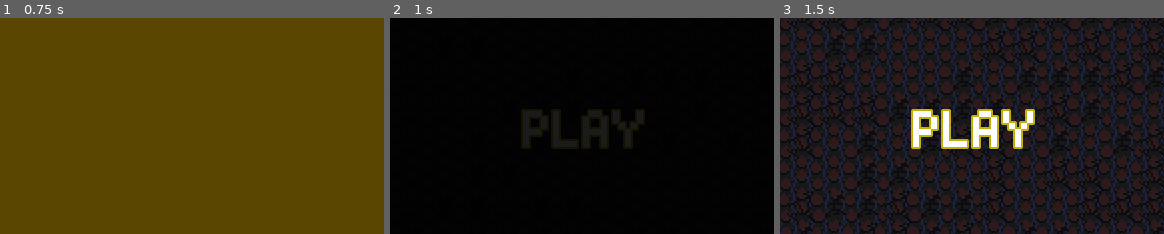
Above: before the commit, frames 1-3 (left to right).
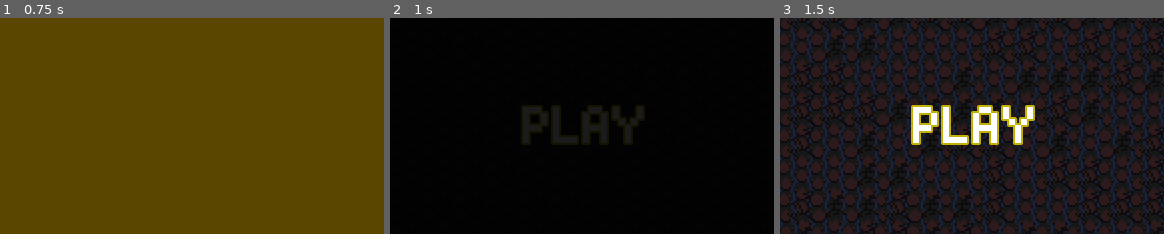
Above: after the commit, the same moments.

Repository: roboschka/Senterin
Game: Godot game, scene res://menu/main_menu.tscn
The game is run twice, just before and just after one commit, with the same random seed, the same clock (stepped at 60 frames per second) and the same inputs.
Inputs:
- Up to frame 1 (0.75 s): click "PLAY" at 0.5 s
- Up to frame 2 (1 s): no input
- Up to frame 3 (1.5 s): click "PLAY" at 1.25 s
The pictures show only the part of the screen within x 24-74%, y 34-84%; the shares and areas given below are measured in that part.

Frame 1 is identical in both runs. In frame 2, 1.2% of the frame differs, in the area x 34-66%, y 41-60%; in frame 3, 2.1%, in the area x 34-67%, y 40-61%.

Commit message:
Refactor Pause and Resume Button for Main Menu and Pause Menu

Diff:
--- a/senterin_mobile/menu/buttons/Button.tscn
+++ b/senterin_mobile/menu/buttons/Button.tscn
@@ -2,11 +2,10 @@
 
 [ext_resource path="res://menu/pixel-1-14.tres" type="DynamicFont" id=1]
 
-
-
 [node name="Button" type="Button"]
-margin_right = 100.0
-margin_bottom = 40.0
+margin_right = 360.0
+margin_bottom = 60.0
+rect_min_size = Vector2( 180, 60 )
 flat = true
 align = 0
 
--- /dev/null
+++ b/senterin_mobile/menu/buttons/menu_button.gd
@@ -0,0 +1,3 @@
+extends Button
+
+export(int) var has_another_scene;
--- a/senterin_mobile/menu/buttons/play_button.tscn
+++ b/senterin_mobile/menu/buttons/play_button.tscn
@@ -1,22 +1,16 @@
 [gd_scene load_steps=3 format=2]
 
-[ext_resource path="res://menu/menu_navigationt.gd" type="Script" id=1]
+[ext_resource path="res://menu/buttons/menu_button.gd" type="Script" id=1]
 [ext_resource path="res://menu/pixel-1-14.tres" type="DynamicFont" id=2]
 
 [node name="Button" type="Button"]
-anchor_left = 0.5
-anchor_top = 0.5
-anchor_right = 0.5
-anchor_bottom = 0.5
-margin_left = -50.0
-margin_top = -20.0
-margin_right = 50.0
-margin_bottom = 20.0
-focus_mode = 0
-enabled_focus_mode = 0
+margin_right = 180.0
+margin_bottom = 60.0
+rect_min_size = Vector2( 180, 60 )
 flat = true
 align = 0
 script = ExtResource( 1 )
+has_another_scene = 1
 
 [node name="Label" type="Label" parent="."]
 anchor_right = 1.0
--- a/senterin_mobile/menu/buttons/exit_button.tscn
+++ b/senterin_mobile/menu/buttons/resume_button.tscn
@@ -1,13 +1,10 @@
 [gd_scene load_steps=3 format=2]
 
-[ext_resource path="res://menu/menu_navigationt.gd" type="Script" id=1]
+[ext_resource path="res://menu/buttons/menu_button.gd" type="Script" id=1]
 [ext_resource path="res://menu/pixel-1-14.tres" type="DynamicFont" id=2]
 
 [node name="Button" type="Button"]
-margin_right = 284.0
-margin_bottom = 20.0
-focus_mode = 0
-enabled_focus_mode = 0
+rect_min_size = Vector2( 180, 60 )
 flat = true
 align = 0
 script = ExtResource( 1 )
@@ -16,6 +13,6 @@
 anchor_right = 1.0
 anchor_bottom = 1.0
 custom_fonts/font = ExtResource( 2 )
-text = "EXIT"
+text = "RESUME"
 align = 1
 valign = 1
--- a/senterin_mobile/menu/main_menu.gd
+++ b/senterin_mobile/menu/main_menu.gd
@@ -6,12 +6,14 @@
 	$FadeOut.show()
 	$FadeOut.fade_out()
 	for button in $menu/center_row/buttons.get_children():
-		button.connect("pressed", self, "_on_Button_pressed")
+		button.connect("pressed", self, "_on_Button_pressed",[button.has_another_scene])
 
-
-func _on_Button_pressed():
-	$FadeIn.show()
-	$FadeIn.fade_in()
+func _on_Button_pressed(has_another_scene):
+	if(has_another_scene == 0):
+		get_tree().quit()
+	else:
+		$FadeIn.show()
+		$FadeIn.fade_in()
 
 func _on_FadeIn_fade_finished():
 	get_tree().change_scene_to(scene_to_load)
--- a/senterin_mobile/menu/main_menu.tscn
+++ b/senterin_mobile/menu/main_menu.tscn
@@ -68,14 +68,10 @@
 alignment = 1
 
 [node name="button_play" parent="menu/center_row/buttons" instance=ExtResource( 4 )]
-anchor_left = 0.0
-anchor_top = 0.0
-anchor_right = 0.0
-anchor_bottom = 0.0
-margin_left = 0.0
-margin_top = 55.0
+margin_top = 35.0
 margin_right = 284.0
-margin_bottom = 75.0
+margin_bottom = 95.0
+has_another_scene = 1
 
 [node name="TileMap" type="TileMap" parent="."]
 material = ExtResource( 5 )
--- a/senterin_mobile/menu/pause_menu.gd
+++ b/senterin_mobile/menu/pause_menu.gd
@@ -1,14 +1,19 @@
 extends Control
 
 export var scene_to_load: PackedScene
+
 func _ready():
 	for button in $menu/centre_row/buttons.get_children():
-		button.connect("pressed", self, "_on_Button_pressed")
+		button.connect("pressed", self, "_on_Button_pressed",[button.has_another_scene])
 
 
-func _on_Button_pressed():
-	$FadeIn.show()
-	$FadeIn.fade_in()
+func _on_Button_pressed(has_another_scene):
+	if(has_another_scene == 1):
+		$FadeIn.show()
+		$FadeIn.fade_in()
+	else:
+		pass
+		#Resume Game here
 
 func _on_FadeIn_fade_finished():
 	get_tree().change_scene_to(scene_to_load)
--- a/senterin_mobile/menu/pause_menu.tscn
+++ b/senterin_mobile/menu/pause_menu.tscn
@@ -1,12 +1,13 @@
-[gd_scene load_steps=8 format=2]
+[gd_scene load_steps=9 format=2]
 
 [ext_resource path="res://menu/pause_menu.gd" type="Script" id=1]
 [ext_resource path="res://menu/main_menu.tscn" type="PackedScene" id=2]
 [ext_resource path="res://menu/pixel-1-24.tres" type="DynamicFont" id=3]
-[ext_resource path="res://menu/buttons/exit_button.tscn" type="PackedScene" id=4]
-[ext_resource path="res://menu/TileMapBackground.tscn" type="PackedScene" id=5]
-[ext_resource path="res://menu/transitions/FadeIn.tscn" type="PackedScene" id=6]
-[ext_resource path="res://menu/transitions/FadeOut.tscn" type="PackedScene" id=7]
+[ext_resource path="res://menu/buttons/resume_button.tscn" type="PackedScene" id=4]
+[ext_resource path="res://menu/buttons/exit_button.tscn" type="PackedScene" id=5]
+[ext_resource path="res://menu/TileMapBackground.tscn" type="PackedScene" id=6]
+[ext_resource path="res://menu/transitions/FadeIn.tscn" type="PackedScene" id=7]
+[ext_resource path="res://menu/transitions/FadeOut.tscn" type="PackedScene" id=8]
 
 [node name="pause_menu" type="Control"]
 anchor_right = 1.0
@@ -43,22 +44,26 @@
 margin_right = 300.0
 margin_bottom = 125.0
 size_flags_horizontal = 3
-size_flags_vertical = 3
+size_flags_stretch_ratio = 0.0
 alignment = 1
 
-[node name="button_back" parent="menu/centre_row/buttons" instance=ExtResource( 4 )]
-margin_top = 52.0
+[node name="button_resume" parent="menu/centre_row/buttons" instance=ExtResource( 4 )]
 margin_right = 300.0
-margin_bottom = 72.0
+margin_bottom = 60.0
 
-[node name="TileMap" parent="." instance=ExtResource( 5 )]
+[node name="button_back" parent="menu/centre_row/buttons" instance=ExtResource( 5 )]
+margin_top = 64.0
+margin_right = 300.0
+margin_bottom = 124.0
+
+[node name="TileMap" parent="." instance=ExtResource( 6 )]
 modulate = Color( 1, 1, 1, 0.784314 )
 tile_data = PoolIntArray( 0, 0, 0, 1, 0, 0, 2, 0, 0, 3, 0, 0, 4, 0, 0, 5, 0, 0, 6, 0, 0, 7, 0, 0, 8, 0, 0, 9, 0, 0, 10, …(4490 unchanged characters)…
 
-[node name="FadeIn" parent="." instance=ExtResource( 6 )]
+[node name="FadeIn" parent="." instance=ExtResource( 7 )]
 visible = false
 
-[node name="FadeOut" parent="." instance=ExtResource( 7 )]
+[node name="FadeOut" parent="." instance=ExtResource( 8 )]
 visible = false
 [connection signal="fade_finished" from="FadeIn" to="." method="_on_FadeIn_fade_finished"]
 [connection signal="fade_finished" from="FadeOut" to="." method="_on_FadeOut_fade_finished"]
